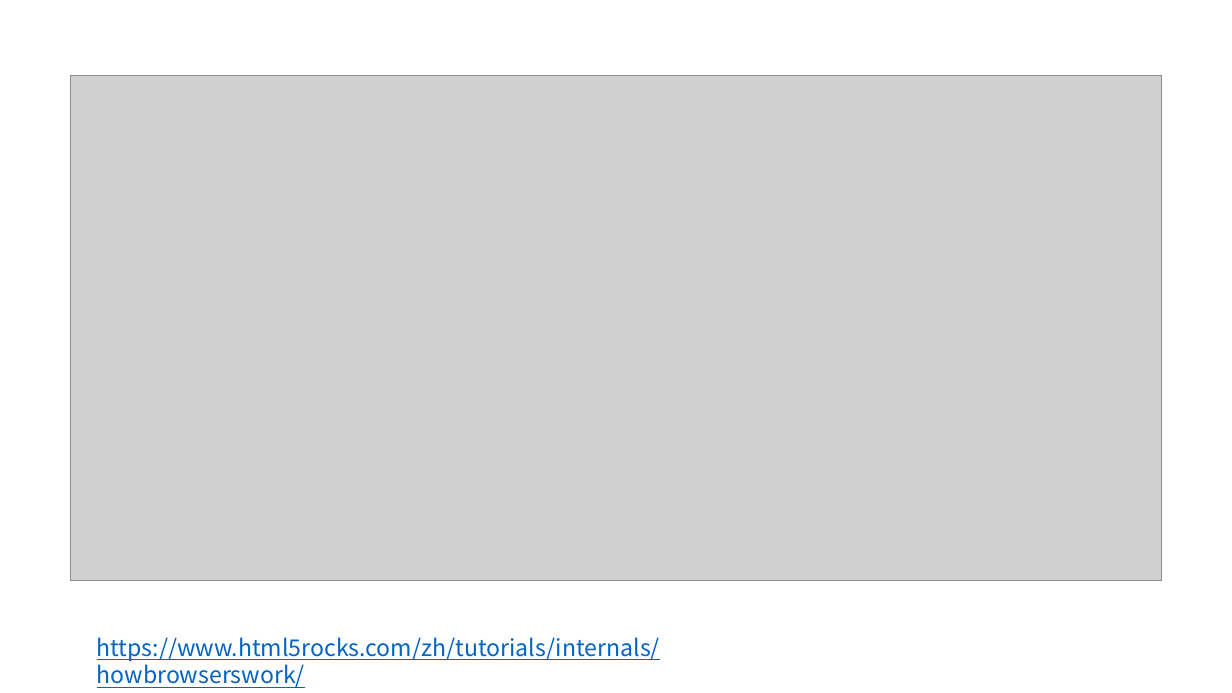
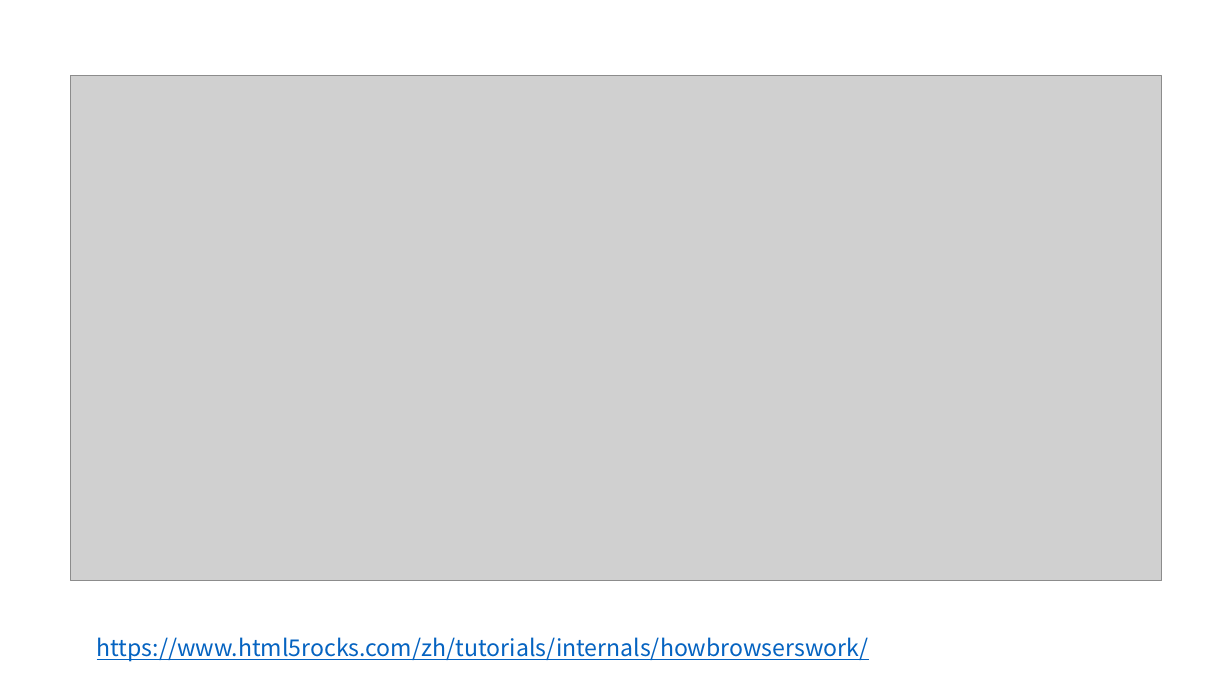
Before and after one commit to dzgcsmthmt/practice, a slide deck: slide 10 of 前端性能.pptx. Drawn at 1232x693 pixels with LibreOffice and Linux fonts; fonts in the diff are those of the drawing; grey boxes stand for pictures. Boxes give left, top, right and bottom in pixels: in the first picture for what was removed or moved away, otherwise in the second. Text is boxed around its words. In the diff, an @@ line names an element or a change of style, - is before the commit and + after.

```diff
--- a/前端性能.pptx
+++ b/前端性能.pptx
@@ text "https://www.html5rocks.com/zh/tutorials/internals/howbrowser ..." rewrapped from (97, 637, 660, 688) to (97, 637, 869, 661) @@
```
Also in this commit, not shown: 1 other slide changed, 2 other files.
